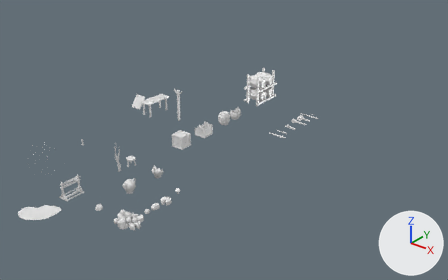
What one commit did to the FBX model 7drl2020/Assets/Models/Items/items.fbx.
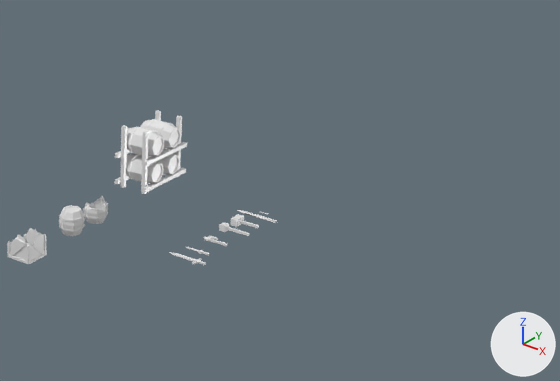
The first picture shows the older version from a 50 mm camera at (11.16, -10.96, 7.89) aimed at (0.12, 2.83, -0.66). The close-ups show both versions on the part from 43% to 100% of the width and 6% to 68% of the height of that picture; other places that the commit changed are outside them. Lighting does not change. The marker at lower right points along +X, +Y and +Z. Where no turn or scale is listed for an object, it has been applied to the vertices.

The older version as bpy lines, for what is in view:
```python
me_axe = bpy.data.meshes.new('Axe')
me_axe.from_pydata(...)  # 60 vertices, 57 faces; spans x -0.187..0.202, y -0.033..0.13, z -0.017..0.017
me_axe.materials.append(mat_previewmaterial)  # white #e7e7e7
me_brokenbarrel1 = bpy.data.meshes.new('BrokenBarrel1')
me_brokenbarrel1.from_pydata(...)  # 187 vertices, 143 faces; spans x -0.187..0.187, y -0.187..0.187, z -0.184..0.184
me_brokenbarrel1.materials.append(mat_previewmaterial)  # white #e7e7e7
me_brokencrate1 = bpy.data.meshes.new('BrokenCrate1')
me_brokencrate1.from_pydata(...)  # 140 vertices, 81 faces; spans x -0.193..0.193, y -0.193..0.193, z -0.193..0.193
me_brokencrate1.materials.append(mat_previewmaterial)  # white #e7e7e7
ob_axe = bpy.data.objects.new('Axe', me_axe)
ob_axe.location = (2.0, 3.69, 0.0)
ob_brokenbarrel1 = bpy.data.objects.new('BrokenBarrel1', me_brokenbarrel1)
ob_brokenbarrel1.location = (0.0, 3.56, 0.0)
ob_brokencrate1 = bpy.data.objects.new('BrokenCrate1', me_brokencrate1)
ob_brokencrate1.location = (0.0, 2.0, 0.0)
# also in view: 'BarrelRack' at (0.0, 4.93, 0.48); 'Barrel1' at (0.0, 3.0, 0.0)
```
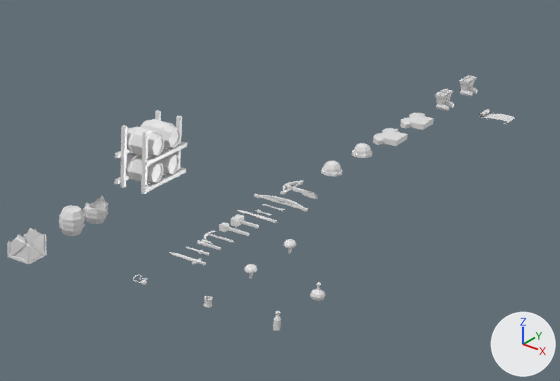
Edits to the bpy script that builds the scene:
```text
Change ob_axe:
    ob_axe.location: (2.0, 3.69, 0.0) -> (2.0, 3.52, 0.0)
Add ob_oilflask:
    ob_oilflask = bpy.data.objects.new('OilFlask', me_oilflask)  # 80 vertices, 74 faces; spans x -0.098..0.098, y -0.098..0.098, z 0.005..0.238; in mat_previewmaterial (white #e7e7e7)
    ob_oilflask.location = (4.0, 3.0, 0.0)
Add ob_chaincoif:
    ob_chaincoif = bpy.data.objects.new('Chaincoif', me_chaincoif)  # 48 vertices, 42 faces; spans x -0.175..0.175, y -0.175..0.175, z 0.001..0.186; in mat_previewmaterial (white #e7e7e7)
    ob_chaincoif.location = (2.0, 8.0, 0.0)
Add ob_pickaxe:
    ob_pickaxe = bpy.data.objects.new('Pickaxe', me_pickaxe)  # 60 vertices, 56 faces; spans x -0.251..0.207, y -0.166..0.16, z -0.013..0.013; in mat_previewmaterial (white #e7e7e7)
    ob_pickaxe.location = (2.0, 3.84, 0.0)
Add ob_flaskofspirits:
    ob_flaskofspirits = bpy.data.objects.new('FlaskOfSpirits', me_flaskofspirits)  # 56 vertices, 50 faces; spans x -0.047..0.047, y -0.047..0.047, z 0.005..0.238; in mat_previewmaterial (white #e7e7e7)
    ob_flaskofspirits.location = (4.0, 2.0, 0.0)
Add ob_mugofbeer:
    ob_mugofbeer = bpy.data.objects.new('MugOfBeer', me_mugofbeer)  # 96 vertices, 88 faces; spans x -0.0553..0.0553, y -0.0553..0.083, z 0.002..0.1145; in mat_previewmaterial (white #e7e7e7)
    ob_mugofbeer.location = (3.0, 2.0, 0.0)
Add ob_leathercap:
    ob_leathercap = bpy.data.objects.new('LeatherCap', me_leathercap)  # 48 vertices, 42 faces; spans x -0.175..0.175, y -0.175..0.175, z 0.001..0.186; in mat_previewmaterial (white #e7e7e7)
    ob_leathercap.location = (2.0, 7.0, 0.0)
Add ob_chainmail:
    ob_chainmail = bpy.data.objects.new('Chainmail', me_chainmail_001)  # 46 vertices, 44 faces; spans x -0.206..0.206, y -0.361..0.361, z -0.047..0.047; in mat_previewmaterial (white #e7e7e7)
    ob_chainmail.location = (2.0, 9.0, 0.0)
Add ob_scroll:
    ob_scroll = bpy.data.objects.new('Scroll', me_scroll)  # 120 vertices, 92 faces; spans x -0.262..0.271, y -0.164..0.152, z -0.01..0.079; in mat_previewmaterial (white #e7e7e7)
    ob_scroll.location = (3.0, 11.0, 0.0)
Add ob_greenmushroom:
    ob_greenmushroom = bpy.data.objects.new('GreenMushroom', me_greenmushroom)  # 212 vertices, 210 faces; spans x -0.085..0.083, y -0.083..0.09, z -0.008..0.191; in mat_previewmaterial (white #e7e7e7)
    ob_greenmushroom.location = (3.0, 3.0, 0.0)
Add ob_leatherboots:
    ob_leatherboots = bpy.data.objects.new('LeatherBoots', me_leatherboots_001)  # 88 vertices, 84 faces; spans x -0.092..0.162, y -0.204..0.204, z -0.011..0.263; in mat_previewmaterial (white #e7e7e7)
    ob_leatherboots.location = (2.0, 12.0, 0.0)
Add ob_metalboots:
    ob_metalboots = bpy.data.objects.new('MetalBoots', me_cube_003)  # 88 vertices, 84 faces; spans x -0.092..0.162, y -0.204..0.204, z -0.011..0.263; in mat_previewmaterial (white #e7e7e7)
    ob_metalboots.location = (2.0, 11.0, 0.0)
Add ob_crossbow:
    ob_crossbow = bpy.data.objects.new('Crossbow', me_crossbow_001)  # 88 vertices, 87 faces; spans x -0.249..0.315, y -0.307..0.307, z -0.034..0.059; in mat_previewmaterial (white #e7e7e7)
    ob_crossbow.location = (2.0, 6.0, 0.0)
Add ob_blackmushroom:
    ob_blackmushroom = bpy.data.objects.new('BlackMushroom', me_blackmushroom)  # 212 vertices, 210 faces; spans x -0.085..0.083, y -0.083..0.09, z -0.008..0.191; in mat_previewmaterial (white #e7e7e7)
    ob_blackmushroom.location = (3.0, 4.0, 0.0)
Add ob_leatherarmour:
    ob_leatherarmour = bpy.data.objects.new('LeatherArmour', me_leatherarmour_001)  # 46 vertices, 44 faces; spans x -0.206..0.206, y -0.361..0.361, z -0.047..0.047; in mat_previewmaterial (white #e7e7e7)
    ob_leatherarmour.location = (2.0, 10.0, 0.0)
Add ob_antimagicward:
    ob_antimagicward = bpy.data.objects.new('AntimagicWard', me_antimagicward)  # 55 vertices, 41 faces; spans x -0.198..0.039, y -0.055..0.144, z -0.024..0.063; in mat_previewmaterial (white #e7e7e7)
    ob_antimagicward.location = (2.0, 2.0, 0.0)
Add ob_bow:
    ob_bow = bpy.data.objects.new('Bow', me_bow_001)  # 48 vertices, 43 faces; spans x -0.449..0.449, y -0.1..0.064, z -0.02..0.02; in mat_previewmaterial (white #e7e7e7)
    ob_bow.location = (2.0, 5.53, 0.0)
```

Changed parts and their boxes (x1, y1, x2, y2) in the close-ups (560 x 381 px):
'Chainmail', added: after (373, 128, 408, 146)
'LeatherArmour', added: after (400, 113, 434, 130)
'MetalBoots', added: after (435, 89, 454, 111)
'LeatherBoots', added: after (459, 75, 478, 97)
'Crossbow', added: after (280, 180, 318, 199)
'Bow', added: after (254, 194, 308, 212)
'LeatherCap', added: after (321, 161, 343, 176)
'Chaincoif', added: after (352, 143, 373, 158)
'Scroll', added: after (479, 109, 515, 124)
'Axe', moved: before (204, 236, 228, 246); after (197, 239, 221, 250)
'OilFlask', added: after (310, 282, 325, 301)
'FlaskOfSpirits', added: after (273, 311, 281, 331)
'GreenMushroom', added: after (244, 264, 257, 279)
'BlackMushroom', added: after (284, 239, 296, 254)
'Pickaxe', added: after (204, 231, 234, 243)
'MugOfBeer', added: after (204, 296, 213, 308)
'AntimagicWard', added: after (133, 275, 148, 285)
